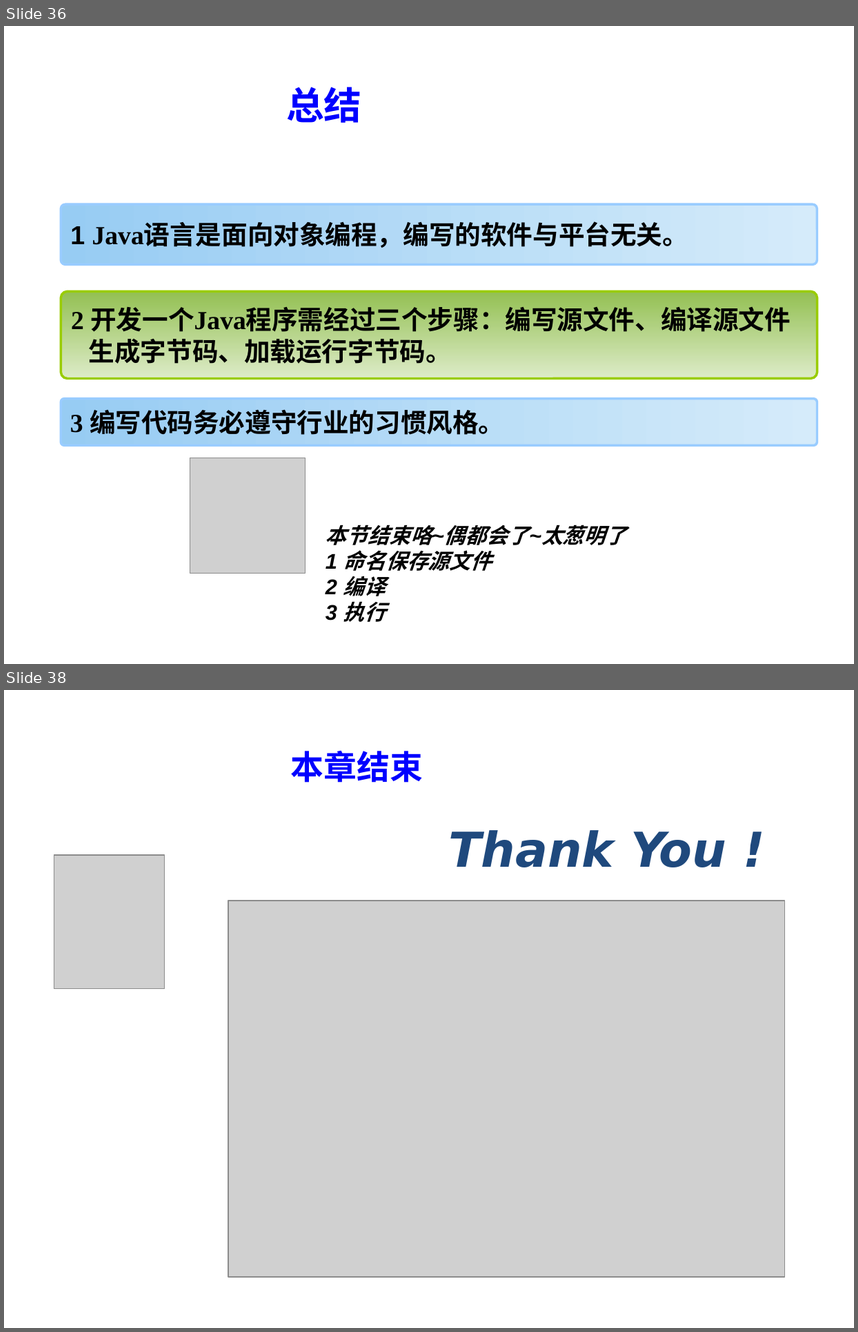
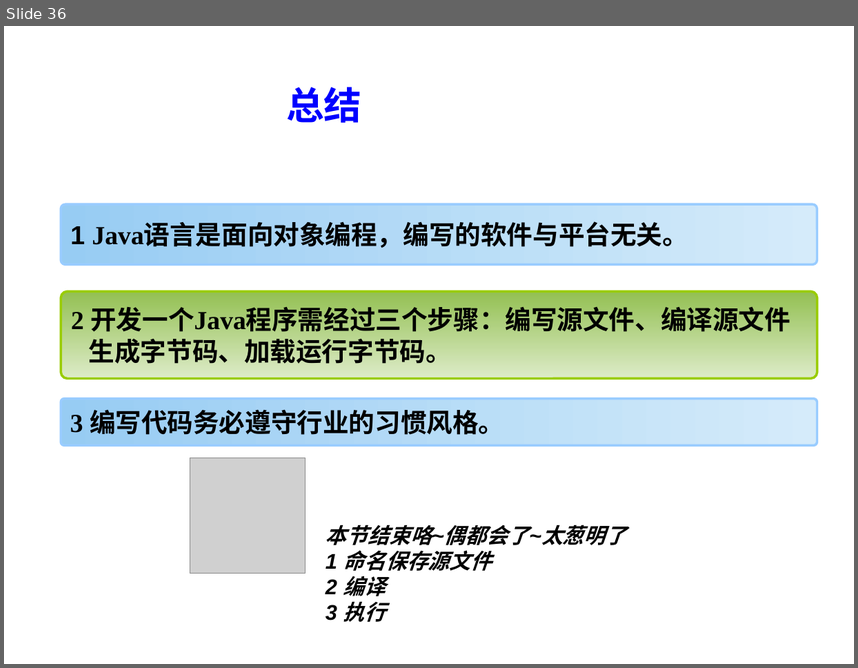
Before and after one commit to yuqingmao2019/MyWorkSpace, a slide deck: javaPPT/Java 2实用教程第5版_第1章_Java入门.pptx. Shown one above the other, each under a label of ours: slides 36 and 38 before the commit, slide 36 after it; the slides between them are not shown. The pictures are 858x1332 and 858x668 pixels, drawn with LibreOffice and Linux fonts; fonts in the diff are those of the drawing; grey boxes stand for pictures; background and template pictures are left out. Boxes give left, top, right and bottom in pixels: in the first picture for what was removed or moved away, otherwise in the second. Text is boxed around its words. In the diff, an @@ line names an element or a change of style, - is before the commit and + after.

```diff
--- a/javaPPT/Java 2实用教程第5版_第1章_Java入门.pptx
+++ b/javaPPT/Java 2实用教程第5版_第1章_Java入门.pptx
@@ slide 38 removed at (x1=4, y1=690, x2=854, y2=1328), background picture (left out) @@
@@ text removed at (x1=291, y1=750, x2=423, y2=782) @@
-本章结束
@@ text removed at (x1=448, y1=830, x2=726, y2=867) @@
-Thank You !
@@ picture removed at (x1=54, y1=855, x2=165, y2=988) @@
@@ picture removed at (x1=228, y1=901, x2=785, y2=1276) @@
```
Also in this commit, not shown: 3 slides changed, 1 slide added, 1 other slide removed, 2 other files.
